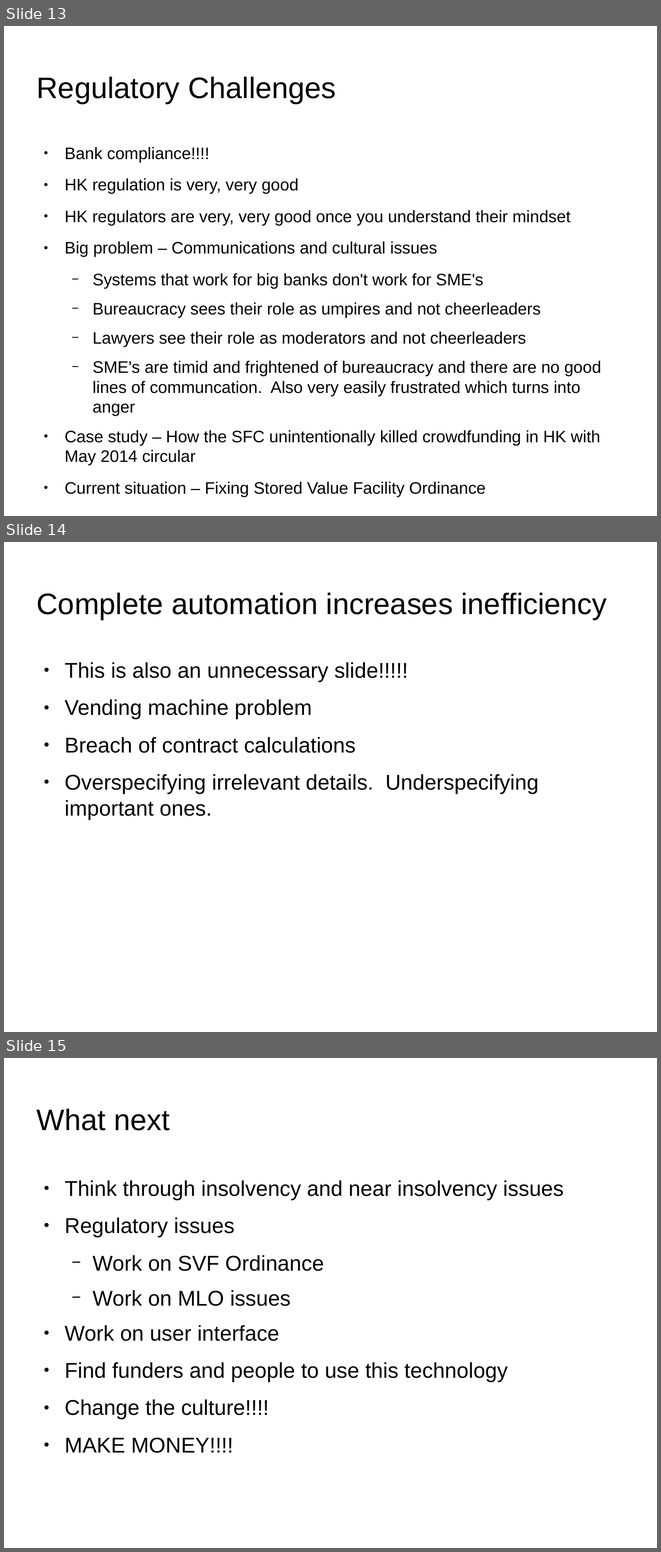
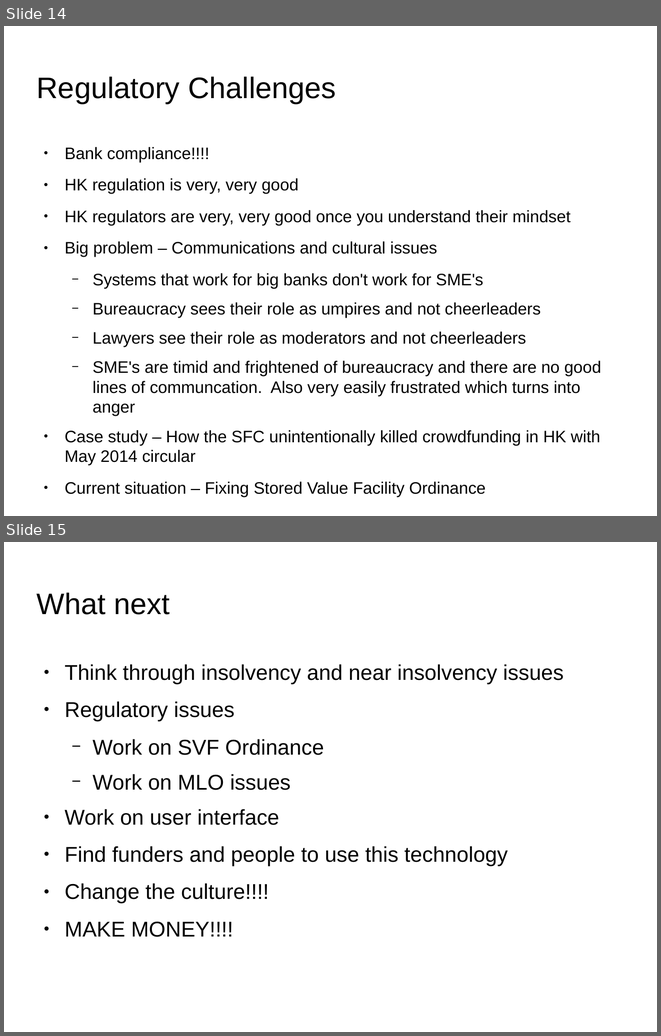
Before and after one commit to joequant/bitquant, a slide deck: pitchdecks/smart-contracts-practice-lawsociety.odp. Shown one above the other, each under a label of ours: slides 13, 14 and 15 before the commit, slides 14 and 15 after it. The pictures are 661x1552 and 661x1036 pixels, drawn with LibreOffice and Linux fonts; fonts in the diff are those of the drawing; background and template pictures are left out. Boxes give left, top, right and bottom in pixels: in the first picture for what was removed or moved away, otherwise in the second. Text is boxed around its words. In the diff, an @@ line names an element or a change of style, - is before the commit and + after.

```diff
--- a/pitchdecks/smart-contracts-practice-lawsociety.odp
+++ b/pitchdecks/smart-contracts-practice-lawsociety.odp
@@ slide 14 removed at (4, 542, 657, 1032), background picture (left out) @@
@@ title removed at (37, 592, 607, 619) @@
-Complete automation increases inefficiency
@@ text removed at (64, 662, 539, 820) @@
-● This is also an unnecessary slide!!!!!
-● Vending machine problem
-● Breach of contract calculations
-● Overspecifying irrelevant details. Underspecifying important ones.
@@ what was slide 13 is now slide 14 @@
```
Also in this commit, not shown: 1 slide added, 1 other file.
